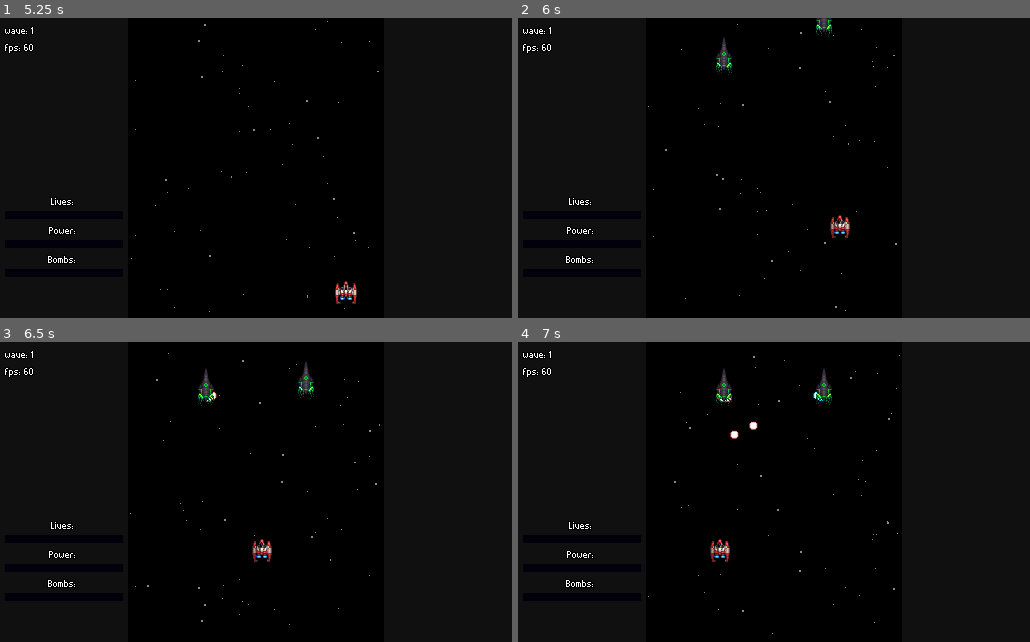
Above: before the commit, frames 1-4 (two rows, left to right).
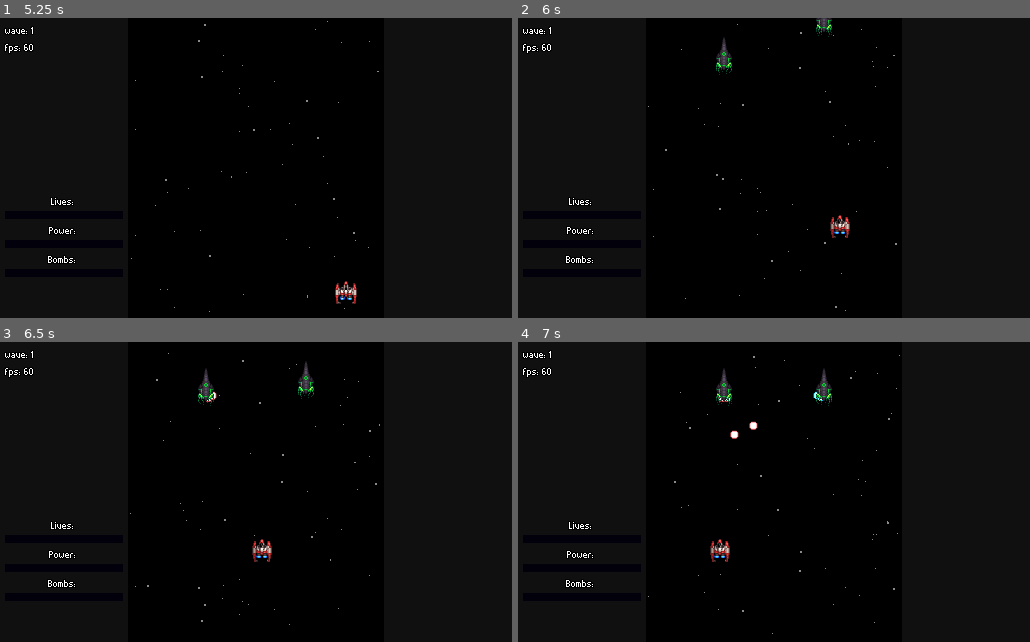
Above: after the commit, the same moments.

Repository: rockrick1/galaxy-stride
Game: Godot game, scene res://menus/main_menu.tscn
The game is run twice, just before and just after one commit, with the same random seed, the same clock (stepped at 60 frames per second) and the same inputs. Sound files missing from this copy of the repository are replaced by a short silence.
Inputs (mouse positions are in pixels of both pictures, inside the frame that each line leads up to):
- Up to frame 1 (5.25 s): click "New Game" at 0.5 s; click "New Game" at 1.25 s; move the mouse to (368, 153) at 2.02 s; hold Right (ui_right) 2.03-2.75 s; click (230, 138) at 2.75 s; move the mouse to (153, 183) at 3.52 s; hold Down (ui_down) 3.53-4.28 s; tap Enter at 4.25 s; move the mouse to (307, 102) at 4.27 s; hold Right (ui_right) 4.28-5.03 s; move the mouse to (230, 228) at 5.02 s; hold Up (ui_up) from 5.03 s (still down)
- Up to frame 2 (6 s): move the mouse to (927, 213) at 5.77 s; release Up (ui_up) at 5.78 s; hold Left (ui_left) from 5.78 s (still down)
- Up to frame 3 (6.5 s): keep holding Left (ui_left)
- Up to frame 4 (7 s): keep holding Left (ui_left); move the mouse to (620, 447) at 6.52 s

Frame 1 is identical in both runs. In frame 2, less than 0.1% of the frame differs, in the area x 38-62%, y 2-19%; in frame 3, less than 0.1%; in frame 4, less than 0.1%.
Error after the commit: Parse Error: The function signature doesn't match the parent. Parent signature is: "Variant die(Variant)". (res://characters/enemies/void4.gd:43)

Commit message:
fix other enemies' blink animation

Diff:
--- a/characters/enemies/void1.tscn
+++ b/characters/enemies/void1.tscn
@@ -72,17 +72,16 @@
 modulate = Color( 1, 84.89, 1, 1 )
 
 [node name="AnimatedSprite" type="AnimatedSprite" parent="."]
-material = SubResource( 4 )
+material = SubResource( 2 )
 frames = ExtResource( 2 )
 animation = "void1"
-frame = 1
 playing = true
 
 [node name="Hitbox" type="CollisionShape2D" parent="."]
-shape = SubResource( 5 )
+shape = SubResource( 3 )
 
 [node name="AnimationPlayer" type="AnimationPlayer" parent="."]
-"anims/take damage" = SubResource( 2 )
+"anims/take damage" = SubResource( 4 )
 
 [node name="Particles2D" type="Particles2D" parent="."]
 visible = false
--- a/characters/enemies/void2.tscn
+++ b/characters/enemies/void2.tscn
@@ -1,7 +1,8 @@
-[gd_scene load_steps=6 format=2]
+[gd_scene load_steps=7 format=2]
 
 [ext_resource path="res://characters/enemies/enemy.gd" type="Script" id=1]
 [ext_resource path="res://assets/sprites/void_sprite_frames.tres" type="SpriteFrames" id=2]
+[ext_resource path="res://shaders/damage_blink.tres" type="Material" id=3]
 
 [sub_resource type="RectangleShape2D" id=1]
 extents = Vector2( 18.5413, 25.7604 )
@@ -10,7 +11,7 @@
 length = 0.1
 step = 0.05
 tracks/0/type = "value"
-tracks/0/path = NodePath("AnimatedSprite:modulate")
+tracks/0/path = NodePath("AnimatedSprite:material:shader_param/intensity")
 tracks/0/interp = 1
 tracks/0/loop_wrap = true
 tracks/0/imported = false
@@ -19,7 +20,7 @@
 "times": PoolRealArray( 0, 0.1 ),
 "transitions": PoolRealArray( 1, 1 ),
 "update": 0,
-"values": [ Color( 9.83, 4.07, 21.97, 1 ), Color( 1, 1, 1, 1 ) ]
+"values": [ 1.0, 0.0 ]
 }
 
 [sub_resource type="ParticlesMaterial" id=3]
@@ -53,6 +54,7 @@
 modulate = Color( 1, 84.89, 1, 1 )
 
 [node name="AnimatedSprite" type="AnimatedSprite" parent="."]
+material = ExtResource( 3 )
 frames = ExtResource( 2 )
 animation = "void2"
 playing = true
@@ -79,5 +81,6 @@
 wait_time = 20.0
 one_shot = true
 autostart = true
+
 [connection signal="tween_all_completed" from="Move" to="." method="_on_Move_tween_all_completed"]
 [connection signal="timeout" from="ExitTimer" to="." method="_on_ExitTimer_timeout"]
--- a/characters/enemies/void3.tscn
+++ b/characters/enemies/void3.tscn
@@ -1,7 +1,8 @@
-[gd_scene load_steps=6 format=2]
+[gd_scene load_steps=7 format=2]
 
 [ext_resource path="res://characters/enemies/enemy.gd" type="Script" id=1]
 [ext_resource path="res://assets/sprites/void_sprite_frames.tres" type="SpriteFrames" id=2]
+[ext_resource path="res://shaders/damage_blink.tres" type="Material" id=3]
 
 [sub_resource type="RectangleShape2D" id=1]
 extents = Vector2( 17.9794, 29.6935 )
@@ -10,7 +11,7 @@
 length = 0.1
 step = 0.05
 tracks/0/type = "value"
-tracks/0/path = NodePath("AnimatedSprite:modulate")
+tracks/0/path = NodePath("AnimatedSprite:material:shader_param/intensity")
 tracks/0/interp = 1
 tracks/0/loop_wrap = true
 tracks/0/imported = false
@@ -19,7 +20,7 @@
 "times": PoolRealArray( 0, 0.1 ),
 "transitions": PoolRealArray( 1, 1 ),
 "update": 0,
-"values": [ Color( 9.83, 4.07, 21.97, 1 ), Color( 1, 1, 1, 1 ) ]
+"values": [ 1.0, 0.0 ]
 }
 
 [sub_resource type="ParticlesMaterial" id=3]
@@ -53,6 +54,7 @@
 modulate = Color( 1, 84.89, 1, 1 )
 
 [node name="AnimatedSprite" type="AnimatedSprite" parent="."]
+material = ExtResource( 3 )
 frames = ExtResource( 2 )
 animation = "void3"
 playing = true
@@ -79,5 +81,6 @@
 wait_time = 20.0
 one_shot = true
 autostart = true
+
 [connection signal="tween_all_completed" from="Move" to="." method="_on_Move_tween_all_completed"]
 [connection signal="timeout" from="ExitTimer" to="." method="_on_ExitTimer_timeout"]
--- a/characters/enemies/void4.gd
+++ b/characters/enemies/void4.gd
@@ -39,5 +39,9 @@
 		Tween.TRANS_QUAD, Tween.EASE_IN_OUT)
 	$BossMove.start()
 
+
+func die():
+	pass
+
 func _on_MoveTimer_timeout():
 	move()
--- a/characters/enemies/void4.tscn
+++ b/characters/enemies/void4.tscn
@@ -1,7 +1,8 @@
-[gd_scene load_steps=6 format=2]
+[gd_scene load_steps=7 format=2]
 
 [ext_resource path="res://characters/enemies/void4.gd" type="Script" id=1]
 [ext_resource path="res://assets/sprites/void_sprite_frames.tres" type="SpriteFrames" id=2]
+[ext_resource path="res://shaders/damage_blink.tres" type="Material" id=3]
 
 [sub_resource type="RectangleShape2D" id=1]
 extents = Vector2( 27.9057, 41.8672 )
@@ -10,7 +11,7 @@
 length = 0.1
 step = 0.05
 tracks/0/type = "value"
-tracks/0/path = NodePath("AnimatedSprite:modulate")
+tracks/0/path = NodePath("AnimatedSprite:material:shader_param/intensity")
 tracks/0/interp = 1
 tracks/0/loop_wrap = true
 tracks/0/imported = false
@@ -19,7 +20,7 @@
 "times": PoolRealArray( 0, 0.1 ),
 "transitions": PoolRealArray( 1, 1 ),
 "update": 0,
-"values": [ Color( 9.83, 4.07, 21.97, 1 ), Color( 1, 1, 1, 1 ) ]
+"values": [ 1.0, 0.0 ]
 }
 
 [sub_resource type="ParticlesMaterial" id=3]
@@ -53,9 +54,10 @@
 modulate = Color( 1, 84.89, 1, 1 )
 
 [node name="AnimatedSprite" type="AnimatedSprite" parent="."]
+material = ExtResource( 3 )
 frames = ExtResource( 2 )
 animation = "void4"
-frame = 3
+frame = 2
 playing = true
 
 [node name="Hitbox" type="CollisionShape2D" parent="."]
@@ -85,6 +87,7 @@
 [node name="MoveTimer" type="Timer" parent="."]
 wait_time = 2.0
 autostart = true
+
 [connection signal="tween_all_completed" from="Move" to="." method="_on_Move_tween_all_completed"]
 [connection signal="timeout" from="ExitTimer" to="." method="_on_ExitTimer_timeout"]
 [connection signal="timeout" from="MoveTimer" to="." method="_on_MoveTimer_timeout"]
--- a/shaders/damage_blink.tres
+++ b/shaders/damage_blink.tres
@@ -15,5 +15,6 @@
 }"
 
 [resource]
+resource_local_to_scene = true
 shader = SubResource( 1 )
 shader_param/intensity = 0.0
Not shown: 3 places in characters/enemies/void1.tscn that only renumber resources
